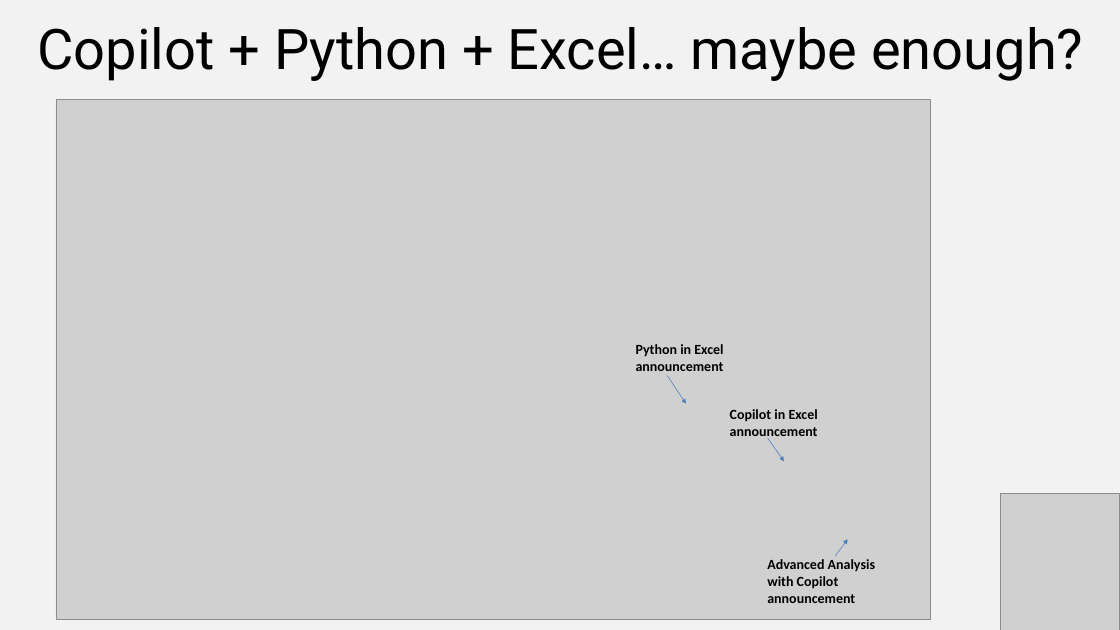
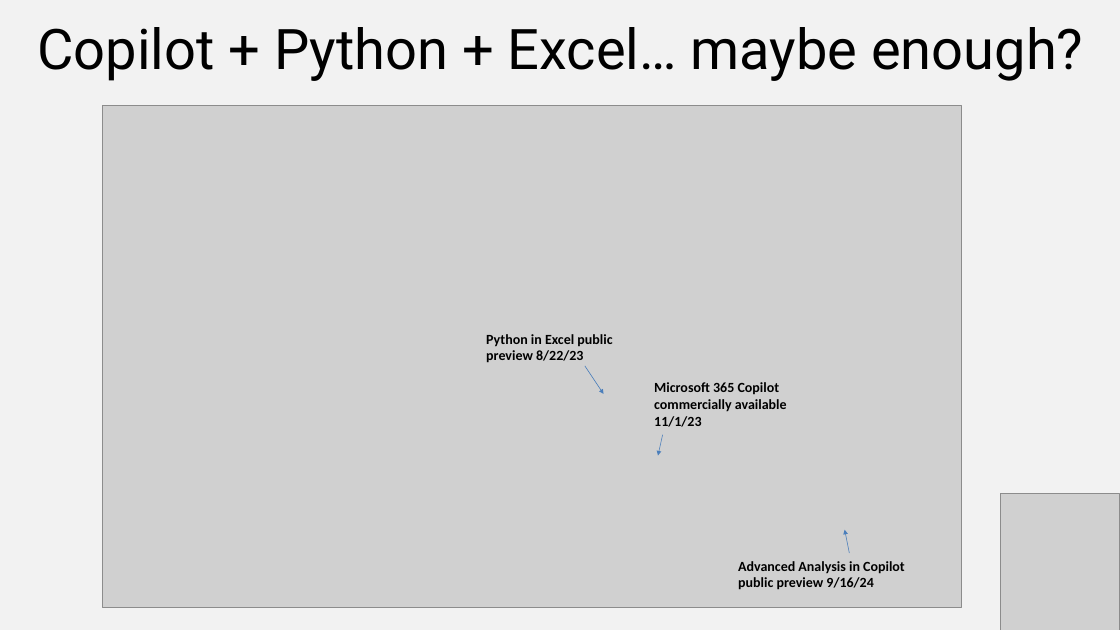
Before and after one commit to stringfestdata/python-excel-advanced-analysis-demos, a slide deck: slide 8 of advanced-analysis-first-steps.pptx (slide 10 before the commit). Drawn at 1120x630 pixels with LibreOffice and Linux fonts; fonts in the diff are those of the drawing; grey boxes stand for pictures. Boxes give left, top, right and bottom in pixels: in the first picture for what was removed or moved away, otherwise in the second. Text is boxed around its words. In the diff, an @@ line names an element or a change of style, - is before the commit and + after.

```diff
--- a/advanced-analysis-first-steps.pptx
+++ b/advanced-analysis-first-steps.pptx
@@ picture: place and size @@
-picture at <box>56,100,931,619</box>
+picture at <box>102,105,961,608</box>
@@ text at <box>486,334,612,363</box>: text changed @@
-Python in Excel announcement
+Python in Excel public preview 8/22/23
@@ arrow moved from (668, 376) - (686, 404) to (585, 366) - (604, 394) @@
@@ text added at <box>654,382,787,427</box>, 18 pt, text #000000, bold @@
+Microsoft 365 Copilot commercially available 11/1/23
@@ text removed at <box>730,409,818,440</box> @@
-Copilot in Excel announcement
@@ arrow moved from (768, 438) - (784, 461) to (662, 435) - (658, 455) @@
@@ arrow moved from (836, 556) - (848, 539) to (850, 553) - (844, 530) @@
@@ text at <box>738,561,905,590</box>: text changed @@
-Advanced Analysis with Copilot announcement
+Advanced Analysis in Copilot public preview 9/16/24
```
Also in this commit, not shown: 2 other slides changed, 2 slides removed.
